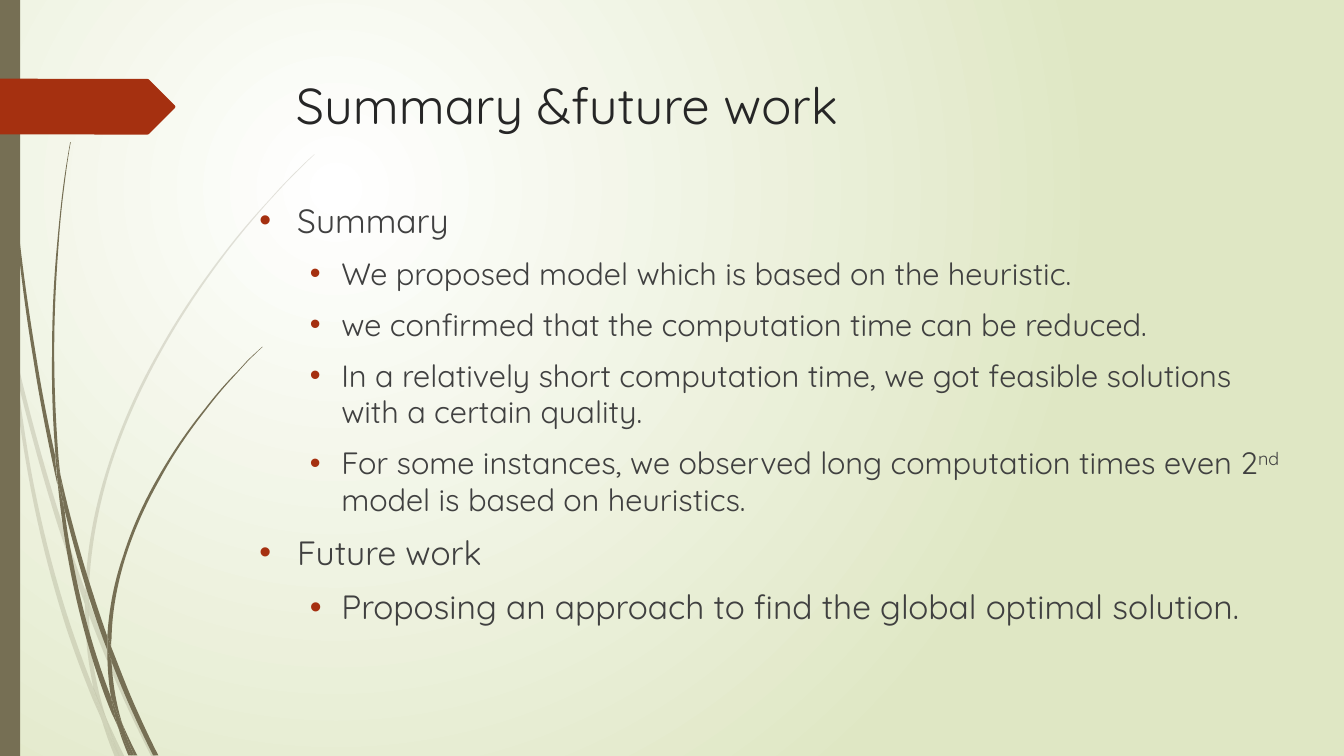
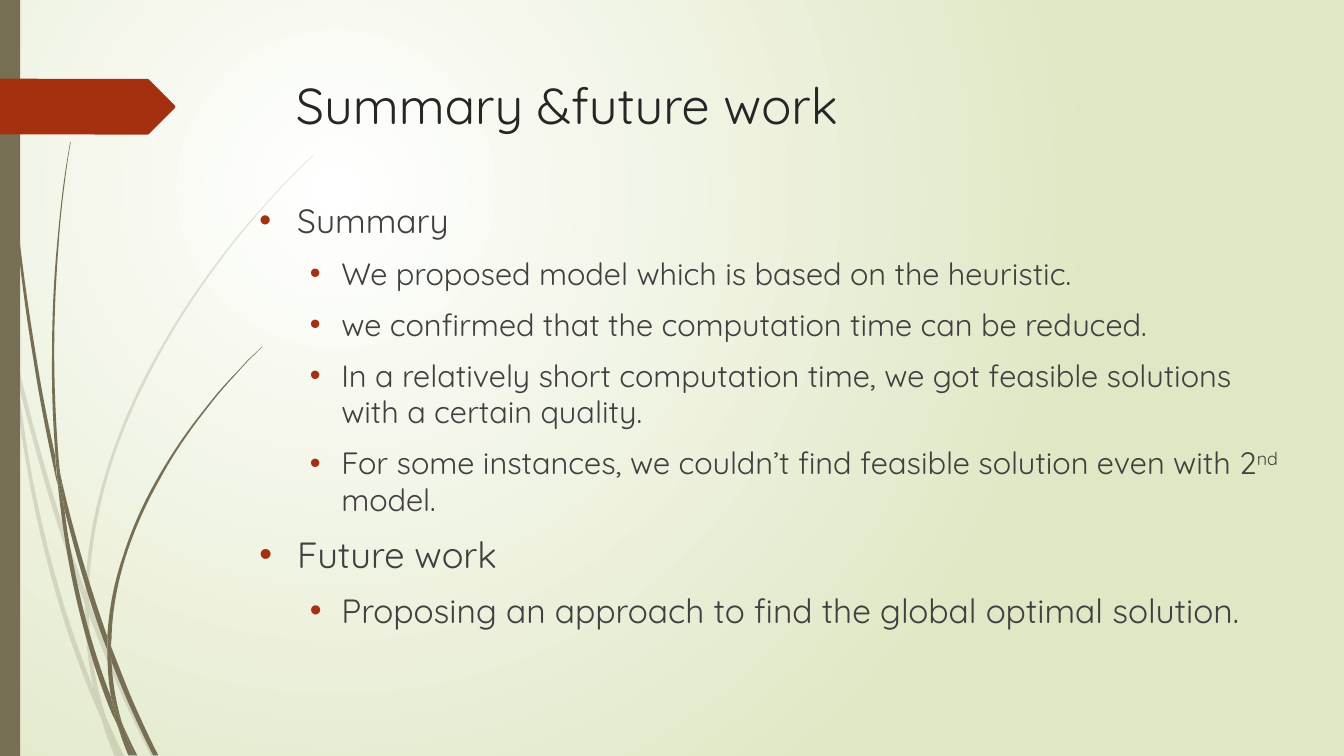
Before and after one commit to r-kurosu/kline_new, a slide deck: slide 42 of 竹田_修論発表.pptx (slide 40 before the commit). Drawn at 1344x756 pixels with LibreOffice and Linux fonts; fonts in the diff are those of the drawing. Boxes give left, top, right and bottom in pixels: in the first picture for what was removed or moved away, otherwise in the second. Text is boxed around its words. In the diff, an @@ line names an element or a change of style, - is before the commit and + after.

```diff
--- a/竹田_修論発表.pptx
+++ b/竹田_修論発表.pptx
@@ text at (x1=341, y1=451, x2=1231, y2=512): text changed @@
-  • For some instances, we observed long computation times even 2nd model is based on heuristics.
+  • For some instances, we couldn’t find feasible solution even with 2nd model.
@@ text at (x1=297, y1=541, x2=496, y2=569): size 24 to 26 pt in "Future work" @@
```
Also in this commit, not shown: 6 other slides changed, 2 slides added.
